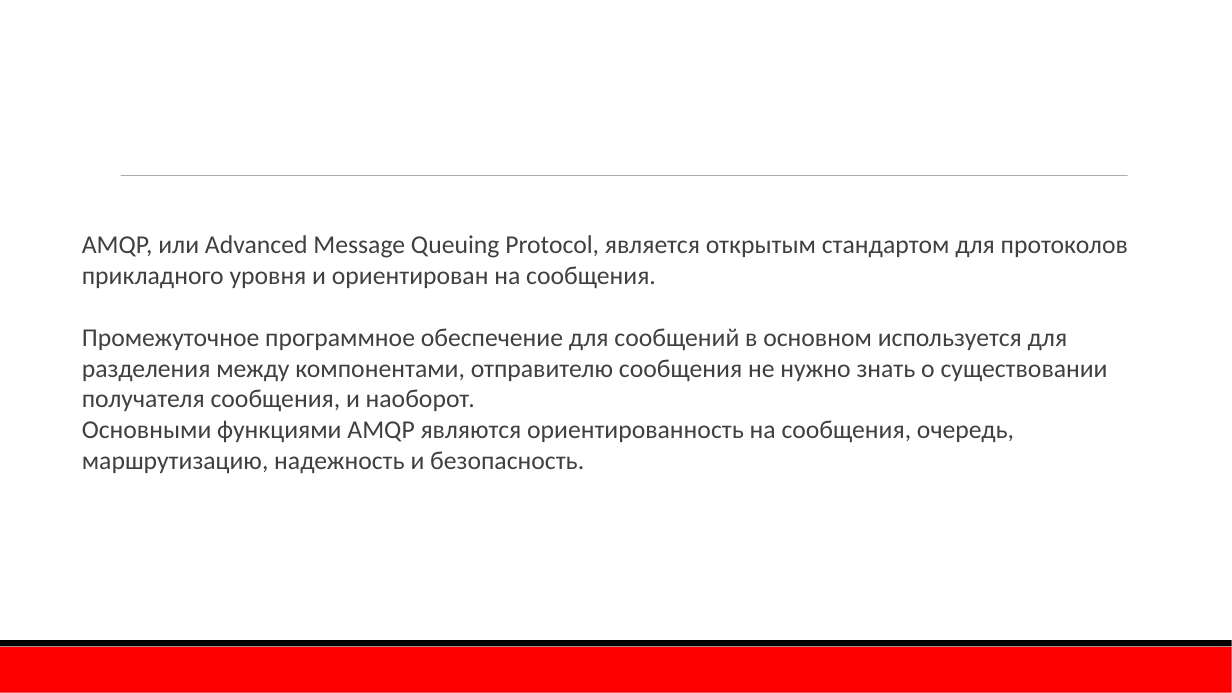
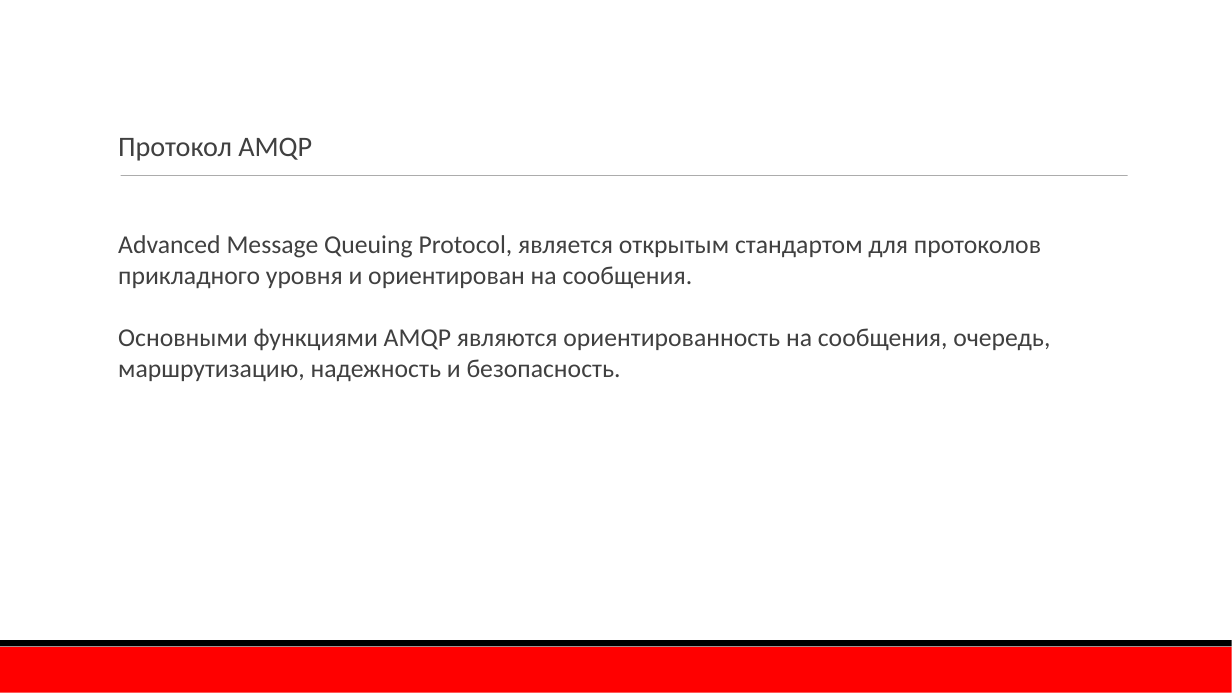
Before and after one commit to TurCons/DisconfRabbitMq, a slide deck: slide 8 of presentation/RabbitMQ.pptx (slide 7 before the commit). Drawn at 1232x693 pixels with LibreOffice and Linux fonts; fonts in the diff are those of the drawing; background and template pictures are left out. Boxes give left, top, right and bottom in pixels: in the first picture for what was removed or moved away, otherwise in the second. Text is boxed around its words. In the diff, an @@ line names an element or a change of style, - is before the commit and + after.

```diff
--- a/presentation/RabbitMQ.pptx
+++ b/presentation/RabbitMQ.pptx
@@ text added at (118,137,312,161), 22 pt, text #404040 @@
+Протокол AMQP
@@ text "Advanced Message Queuing Protocol, является ...": place and size @@
-text "Advanced Message Queuing Protocol, является ..." at (82,235,1128,474)
+text "Advanced Message Queuing Protocol, является ..." at (118,235,1050,382)
@@ text at (118,235,1041,289): text changed @@
-AMQP, или Advanced Message Queuing Protocol, является открытым стандартом для протоколов прикладного уровня и ориентирован на сообщения.
-Промежуточное программное обеспечение для сообщений в основном используется для разделения между компонентами, отправителю сообщения не нужно знать о существовании получателя сообщения, и наоборот.
+Advanced Message Queuing Protocol, является открытым стандартом для протоколов прикладного уровня и ориентирован на сообщения.
```
Also in this commit, not shown: 4 other slides changed, 2 slides added, 1 slide removed, 1 other file.
